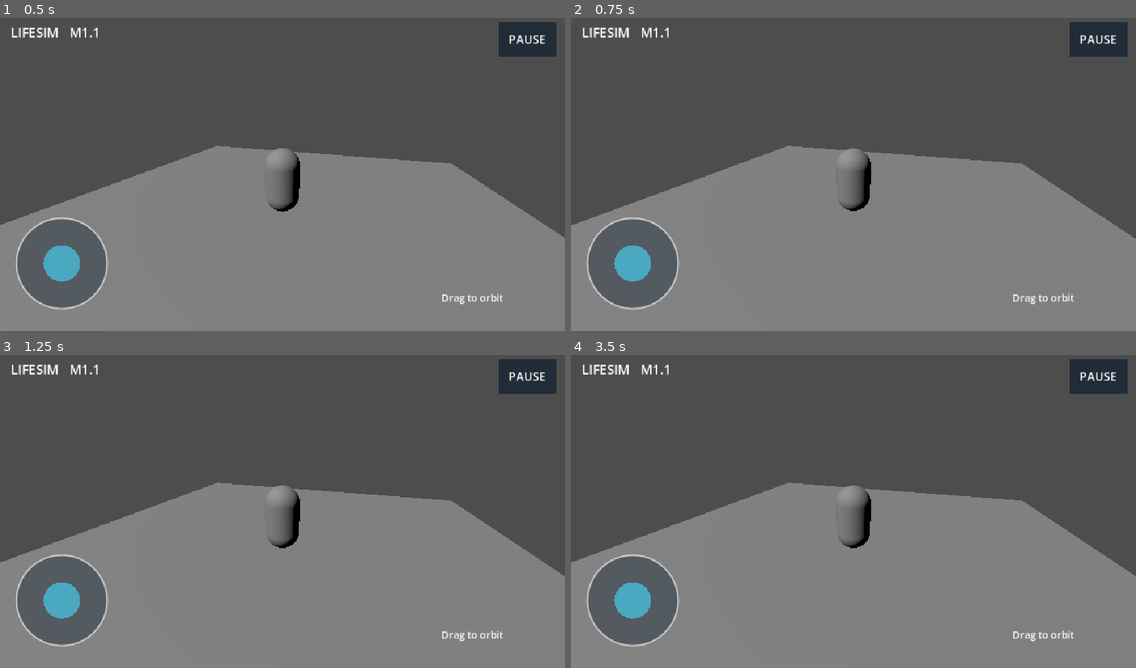
Above: before the commit, frames 1-4 (two rows, left to right).
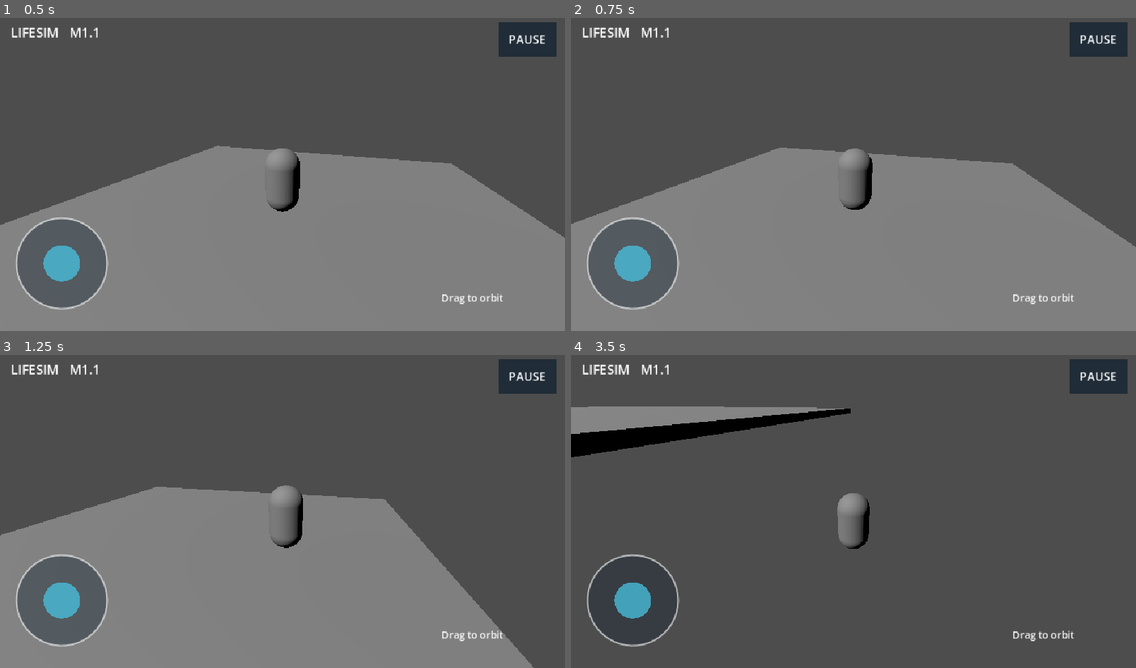
Above: after the commit, the same moments.

Repository: Ye-Shwethway/creators-universe-lifesim
Game: Godot game, scene res://scenes/main.tscn
Two runs of this game, one before a commit and one after it. Both use one fixed random seed, a clock stepped at 60 frames per second and the inputs below.
Inputs (mouse positions are in pixels of both pictures, inside the frame that each line leads up to):
- Up to frame 1 (0.5 s): no input
- Up to frame 2 (0.75 s): move the mouse to (977, 155) at 0.52 s; hold D (move_right, bound only after the commit) from 0.53 s (still down); hold Shift (sprint, bound only after the commit) from 0.53 s (still down); click (977, 155) at 0.67 s
- Up to frame 3 (1.25 s): keep holding D (move_right, bound only after the commit); keep holding Shift (sprint, bound only after the commit)
- Up to frame 4 (3.5 s): release D (move_right, bound only after the commit) at 1.25 s; release Shift (sprint, bound only after the commit) at 1.25 s; drag from (740, 524) to (825, 574) at 1.27 s; move the mouse to (910, 439) at 2.02 s; hold D (move_right, bound only after the commit) 2.03-2.75 s; hold Shift (sprint, bound only after the commit) 2.03-2.75 s; drag from (825, 574) to (684, 461) at 2.77 s

Frame 1 is identical in both runs. In frame 2, 0.9% of the frame differs, in the area x 0-100%, y 40-74%; in frame 3, 11%; in frame 4, 52%, in the area x 0-100%, y 16-100%.

Commit message:
feat(M1.1): add keyboard movement and sprint input map

Diff:
--- a/project.godot
+++ b/project.godot
@@ -17,3 +17,25 @@
 textures/default_filters/use_nearest_mipmap_filter=false
 
 textures/vram_compression/import_etc2_astc=true
+
+[input]
+move_left={
+"deadzone": 0.2,
+"events": [Object(InputEventKey,"physical_keycode":65),Object(InputEventKey,"physical_keycode":4194319)]
+}
+move_right={
+"deadzone": 0.2,
+"events": [Object(InputEventKey,"physical_keycode":68),Object(InputEventKey,"physical_keycode":4194321)]
+}
+move_forward={
+"deadzone": 0.2,
+"events": [Object(InputEventKey,"physical_keycode":87),Object(InputEventKey,"physical_keycode":4194320)]
+}
+move_back={
+"deadzone": 0.2,
+"events": [Object(InputEventKey,"physical_keycode":83),Object(InputEventKey,"physical_keycode":4194322)]
+}
+sprint={
+"deadzone": 0.5,
+"events": [Object(InputEventKey,"physical_keycode":4194325)]
+}
